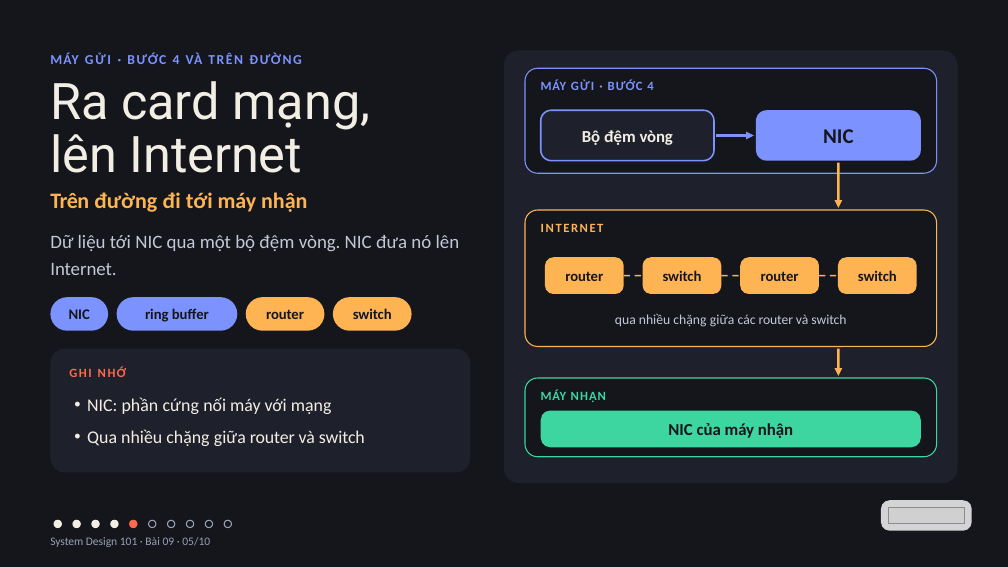
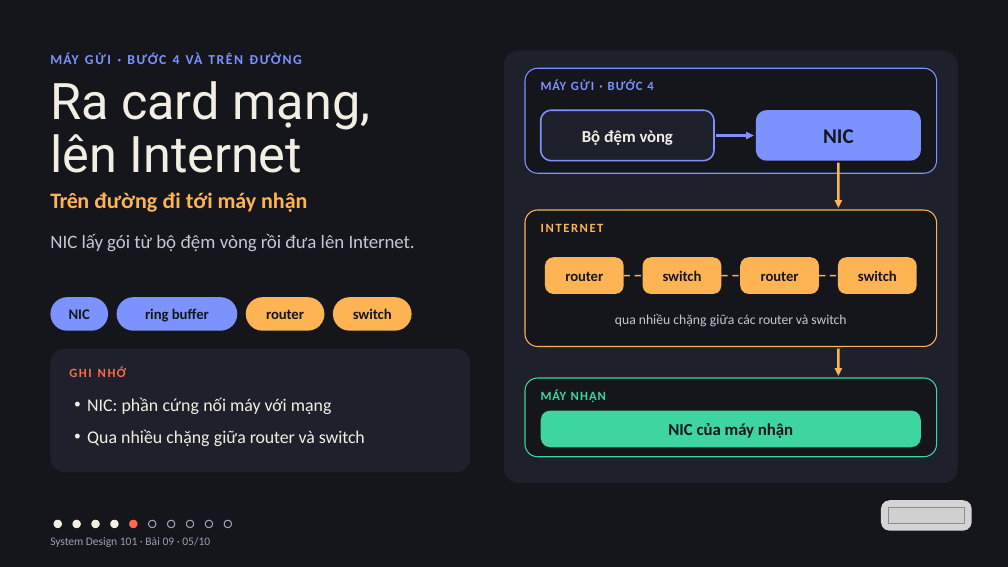
Before and after one commit to vohoailinh90/tool-marketing-studio, a slide deck: slide 5 of system-design-101/vi/lessons/sd-10-009/slides/sd-10-009.pptx. Drawn at 1008x567 pixels with LibreOffice and Linux fonts; fonts in the diff are those of the drawing; grey boxes stand for pictures. Boxes give left, top, right and bottom in pixels: in the first picture for what was removed or moved away, otherwise in the second. Text is boxed around its words. In the diff, an @@ line names an element or a change of style, - is before the commit and + after.

```diff
--- a/system-design-101/vi/lessons/sd-10-009/slides/sd-10-009.pptx
+++ b/system-design-101/vi/lessons/sd-10-009/slides/sd-10-009.pptx
@@ text at (x1=50, y1=234, x2=415, y2=251): text changed @@
-Dữ liệu tới NIC qua một bộ đệm vòng. NIC đưa nó lên Internet.
+NIC lấy gói từ bộ đệm vòng rồi đưa lên Internet.
```
Also in this commit, not shown: 5 other slides changed, 4 other files.
